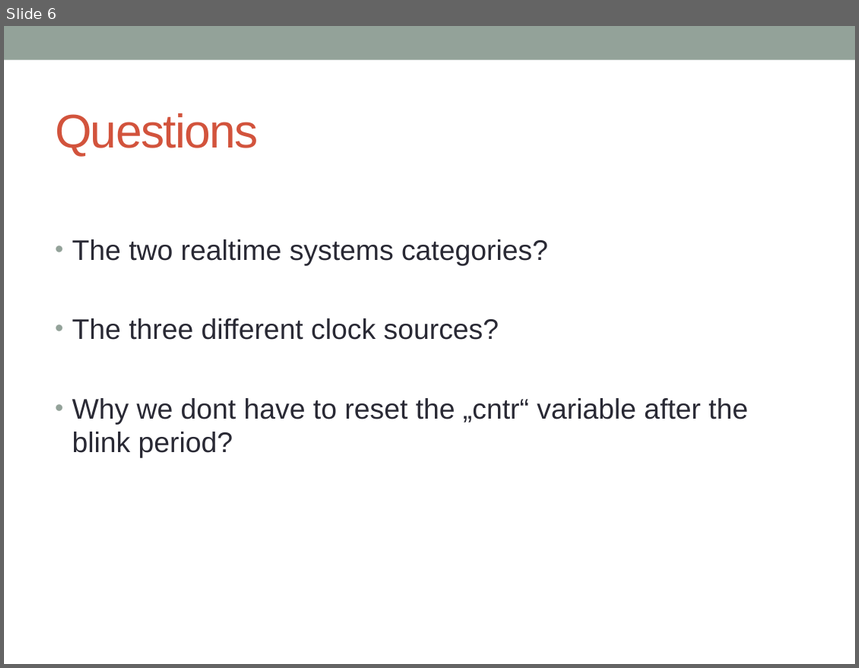
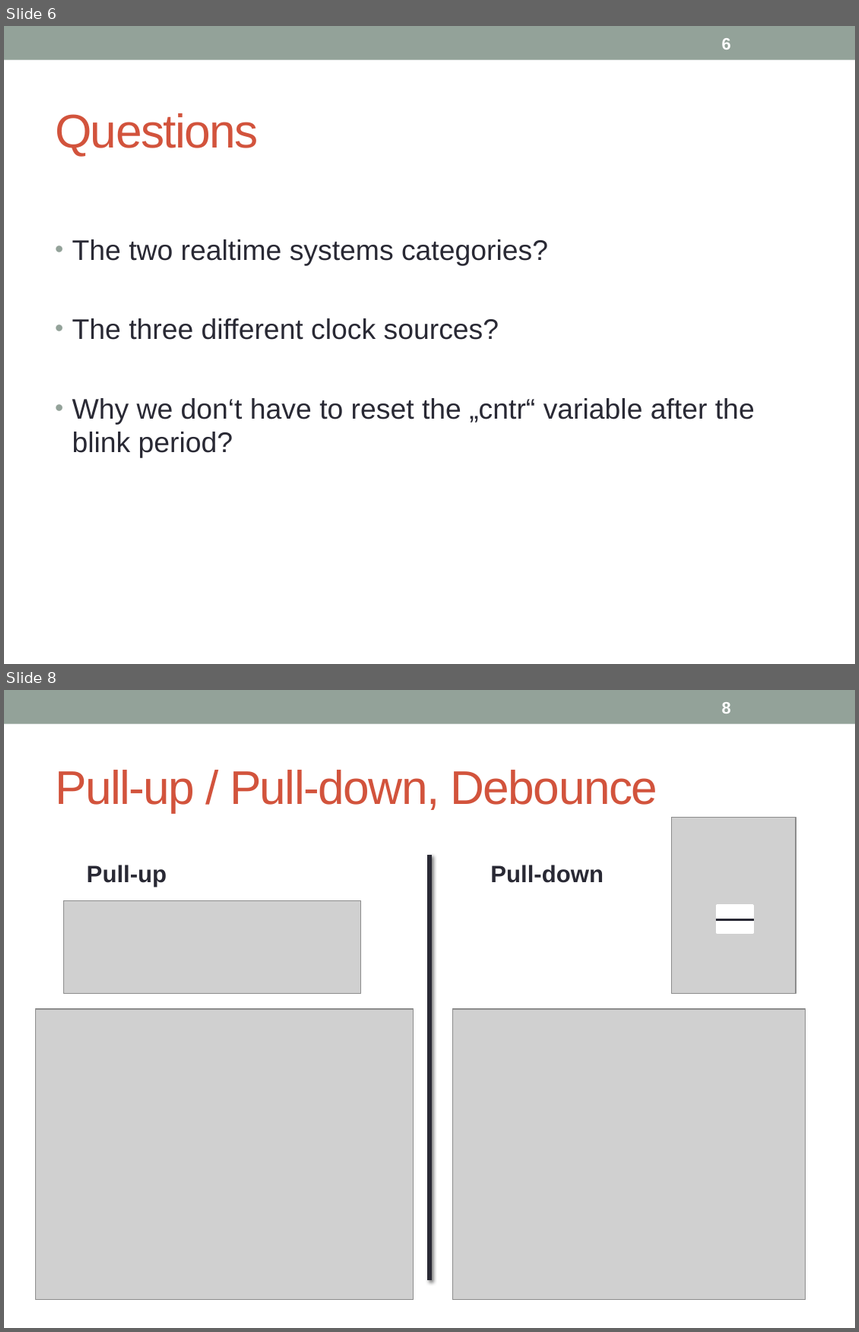
Before and after one commit to FlorianOechslin/Dicke-Controller-Kartoffelsalat, a slide deck: SW04_Monday.pptx. Shown one above the other, each under a label of ours: slide 6 before the commit, slides 6 and 8 after it; the slides between them are not shown. The pictures are 859x668 and 859x1332 pixels, drawn with LibreOffice and Linux fonts; fonts in the diff are those of the drawing; grey boxes stand for pictures. Boxes give left, top, right and bottom in pixels: in the first picture for what was removed or moved away, otherwise in the second. Text is boxed around its words. In the diff, an @@ line names an element or a change of style, - is before the commit and + after.

```diff
--- a/SW04_Monday.pptx
+++ b/SW04_Monday.pptx
@@ slide 8 added at box(4, 690, 855, 1328), background #FFFFFF; not listed: 1 template element that a slide beside it also shows @@
@@ page number added at box(722, 702, 731, 714), 14 pt, text #FFFFFF, bold @@
+8
@@ title added at box(55, 770, 658, 813), 40 pt, text #D2533C @@
+Pull-up / Pull-down, Debounce
@@ picture added at box(671, 818, 796, 994) @@
@@ text added at box(87, 865, 167, 887), 20 pt, text #292934, bold @@
+Pull-up
@@ line added from (430, 1281) to (430, 855), #292934 3.5 pt @@
@@ text added at box(490, 865, 604, 883), 20 pt, text #292934, bold @@
+Pull-down
@@ picture added at box(63, 901, 360, 994) @@
@@ rectangle added at box(718, 905, 753, 932), fill #FFFFFF, outline #FFFFFF 2.08 pt @@
@@ line added from (715, 920) to (755, 920), #292934 2.08 pt @@
@@ picture added at box(35, 1009, 414, 1300) @@
@@ picture added at box(452, 1009, 806, 1300) @@
@@ slide 6 changed as well @@
@@ page number added at box(722, 38, 731, 50), 14 pt, text #FFFFFF, bold @@
+6
@@ text at box(72, 398, 755, 458): text changed @@
-• Why we dont have to reset the „cntr“ variable after the blink period?
+• Why we don‘t have to reset the „cntr“ variable after the blink period?
```
Also in this commit, not shown: 5 other slides changed, 4 other slides added.
